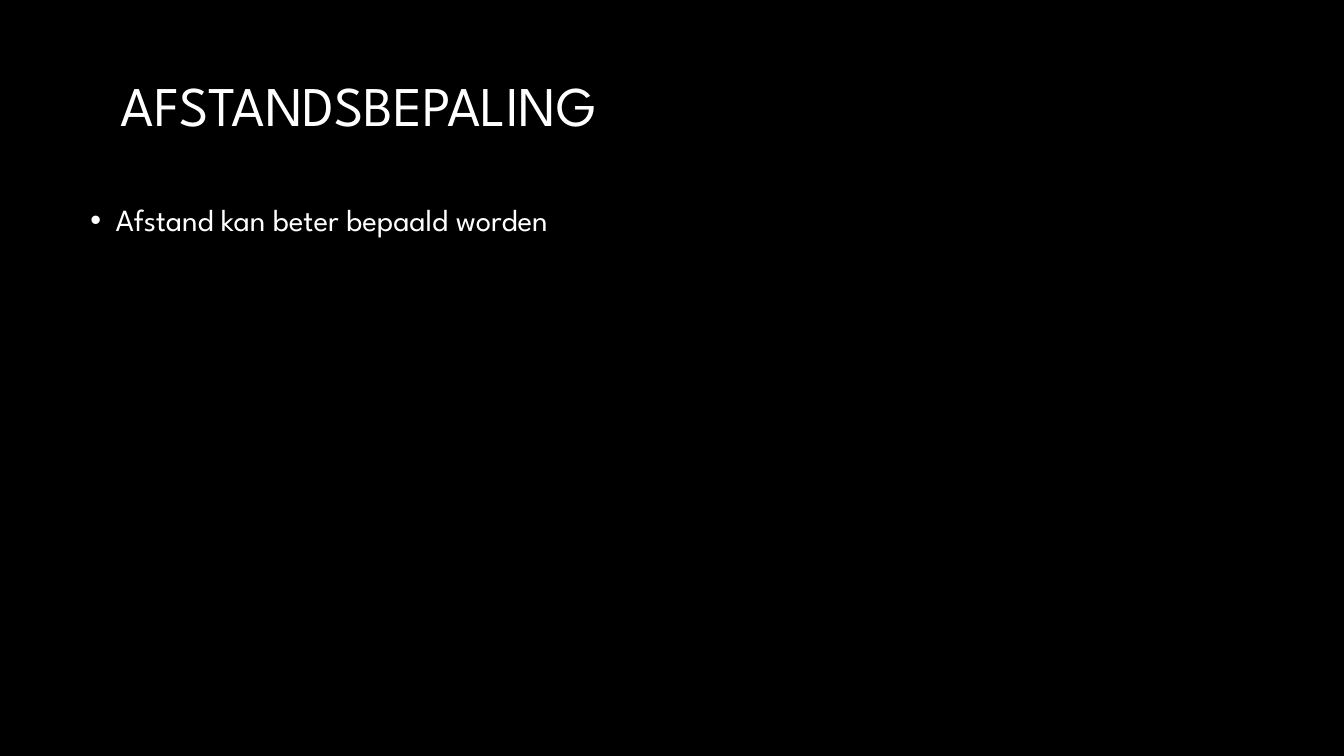
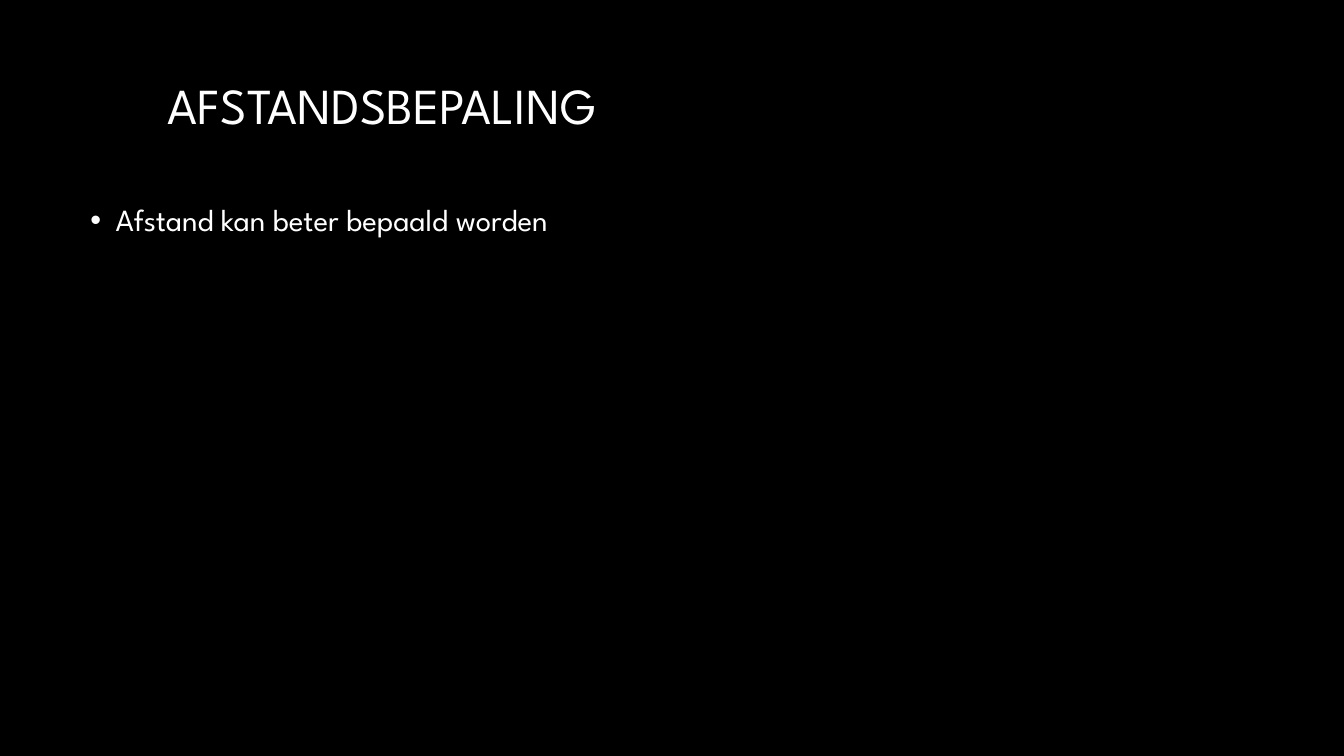
Before and after one commit to TomHeij/Project5-6, a slide deck: slide 5 of Opleverset_Project_5-6/Manage_&_Control/PO meeting 6_.pptx. Drawn at 1344x756 pixels with LibreOffice and Linux fonts; fonts in the diff are those of the drawing; background and template pictures are left out. Boxes give left, top, right and bottom in pixels: in the first picture for what was removed or moved away, otherwise in the second. Text is boxed around its words. In the diff, an @@ line names an element or a change of style, - is before the commit and + after.

```diff
--- a/Opleverset_Project_5-6/Manage_&_Control/PO meeting 6_.pptx
+++ b/Opleverset_Project_5-6/Manage_&_Control/PO meeting 6_.pptx
@@ title "AFSTANDSBEPALING": place and size @@
-title "AFSTANDSBEPALING" at <box>121,88,597,127</box>
+title "AFSTANDSBEPALING" at <box>168,90,596,125</box>
@@ title "AFSTANDSBEPALING" at <box>168,90,596,125</box>: size 40 to 36 pt @@
```
Also in this commit, not shown: 2 other slides changed, 1 slide added, 1 slide removed.
